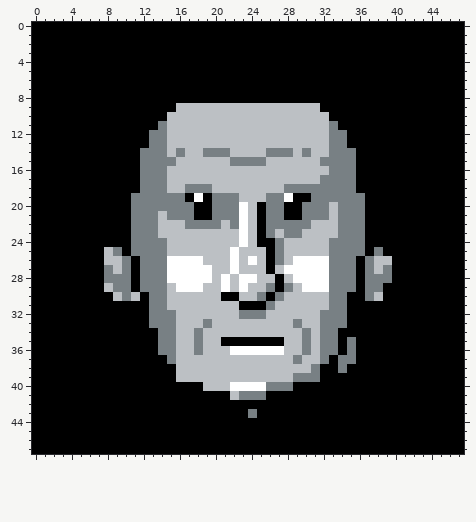
One commit to this pixel-art sprite: Assets/Data/Images/GenericPortraits/Gur2/B.png. The picture above was drawn from the file before the commit.
The file is 48x48 pixels.
Once edited:
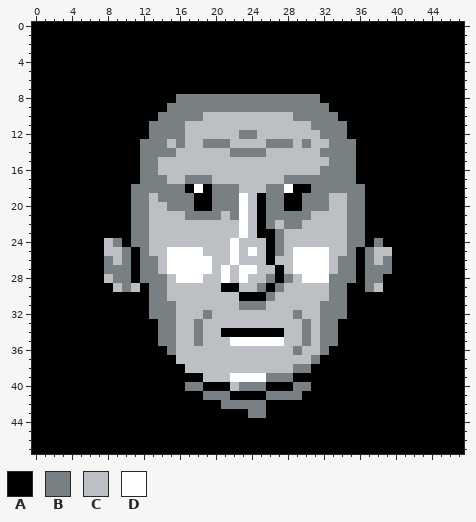
Palette (. is transparent): A #000000  B #788084  C #bcc0c4  D #ffffff
Change:
y 8: x 16..31 AAAAAAAAAAAAAAAA -> BBBBBBBBBBBBBBBB
y 9: x 15..32 ACCCCCCCCCCCCCCCCA -> BBBBBBBBBBBBBBBBBB
y 10: x 14..18 ACCCC -> BBBBB; x 29..33 CCCCA -> BBBBB
y 11: x 13 A -> B; x 15..16 CC -> BB; x 31..32 CC -> BB; x 34 A -> B
y 12: x 15..16 CC -> BB; x 23..24 CC -> BB; x 32 C -> B
y 13: x 12 A -> B; x 16 C -> B; x 19..21 CCC -> BBB; x 26..28 CCC -> BBB; x 30 C -> B; x 35 A -> B
y 14: x 15..16 CB -> BC; x 19..28 BBBCCCCBBB -> CCCBBBBCCC; x 30 B -> C; x 32 C -> B
y 15: x 14..15 BB -> CC; x 22..25 BBBB -> CCCC; x 32 B -> C
y 16: x 14 B -> C; x 32 C -> B
y 17: x 17..19 CCC -> BBB; x 28..31 CCCC -> BBBB
y 18: x 11 A -> B; x 15..22 CCBBBCCC -> BBADABBB; x 26..30 CCBBB -> BBDAA; x 36 A -> B
y 19: x 13 B -> C; x 17..18 AD -> BA; x 23 C -> D; x 25 C -> A; x 28 D -> A; x 30 A -> B; x 33..34 BB -> CC
y 20: x 13..14 BB -> CC; x 34 B -> C
y 21: x 13 B -> C; x 15..16 BB -> CC; x 18..19 AA -> BB; x 21 B -> C; x 28..29 AA -> BB; x 31..32 BB -> CC; x 34 B -> C
y 22: x 13 B -> C; x 17..20 BBBB -> CCCC; x 22 B -> C; x 27 B -> C; x 30 B -> C; x 34 B -> C
y 23: x 13 B -> C; x 26..29 BCBB -> ABCC; x 34 B -> C
y 24: x 8..9 AA -> CB; x 13..14 BB -> CC; x 22..23 CD -> DC; x 25 A -> C; x 33..34 BB -> CC; x 38 A -> B
y 25: x 9..11 BAB -> CBA; x 13..18 BBCCCC -> CCDDDD; x 24 C -> D; x 29..34 CCCCBB -> DDDDCC; x 36..39 BABA -> ABCC
y 26: x 8 C -> B; x 14 B -> C; x 19 C -> D; x 24 D -> C; x 27 B -> C; x 33 B -> C; x 39 C -> B
y 27: x 9 C -> B; x 14 B -> C; x 21..24 CDCC -> DCDD; x 26..28 ACD -> CAC; x 33 B -> C; x 38 C -> B
y 28: x 8 B -> C; x 15 D -> C; x 19 D -> C; x 24 D -> C; x 26 C -> B; x 28..29 CD -> BC; x 39 B -> A
y 29: x 8..9 CB -> AC; x 11..12 AB -> CA; x 16..18 DDD -> CCC; x 21..23 DCD -> AAC; x 25..28 CBAB -> BABC; x 30..32 DDD -> CCC; x 35 B -> A; x 38 B -> C
y 30: x 9..11 CBC -> AAA; x 21..27 AACCBAB -> CCAAABC; x 37..38 BC -> AA
y 31: x 15 C -> B; x 23..26 AAAB -> BBBC; x 32 C -> B
y 32: x 19 C -> B; x 23..25 BBB -> CCC; x 29 C -> B
y 33: x 13 B -> A; x 18..19 CB -> BC; x 29..30 BC -> CB; x 34 B -> A
y 34: x 21..27 CCCCCCC -> AAAAAAA
y 35: x 21..27 AAAAAAA -> CDDDDDD; x 35 B -> A
y 36: x 14 B -> A; x 18 B -> C; x 22..27 DDDDDD -> CCCCCC; x 29..30 CB -> BC; x 33 B -> A; x 35 B -> A
y 37: x 15 B -> A; x 29 B -> C; x 31..32 CB -> BA; x 34..35 BB -> AA
y 38: x 16 C -> A; x 29..31 CCB -> BBA; x 34 B -> A
y 39: x 16..18 CCC -> AAA; x 22..31 CCCCCCCBBB -> DDDDBBBAAA
y 40: x 17..30 AACCCDDDDBBBAA -> BBAAACBBBAAABB
y 41: x 19..29 AAACBBBAAAA -> BBBAAAABBBB
y 42: x 21..25 AAAAA -> BBBBB
y 43: x 25 A -> B
Changed places in both pictures, as pixel boxes (x1, y1, x2, y2):
changed: (104, 94, 392, 418)
